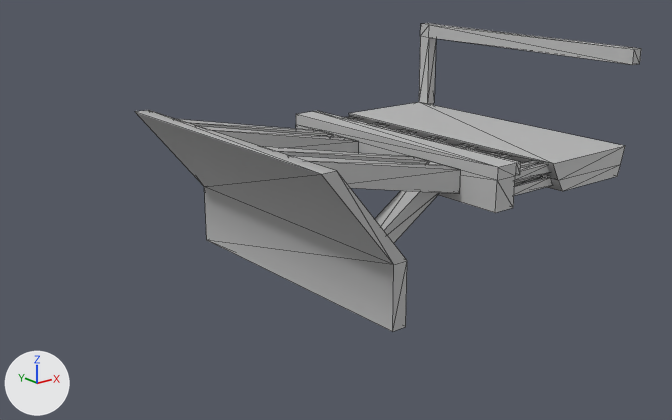
The FBX model Static Meshes/Roofs/Outsides/SM_Roof_Outsides_NoPanel.fbx: old version first, new version second.
The view is the same before and after, from a 50 mm camera at (-26.91, -17.73, 11.26) aimed at (-8.86, 4.84, 2.24). The lights are fixed; the arrows at lower left show +X, +Y and +Z. Mesh edges are drawn as thin lines. Where no turn or scale is listed for an object, it has been applied to the vertices. Vertices at the same position are counted once.

Objects in the first picture: 'Middle_1'.
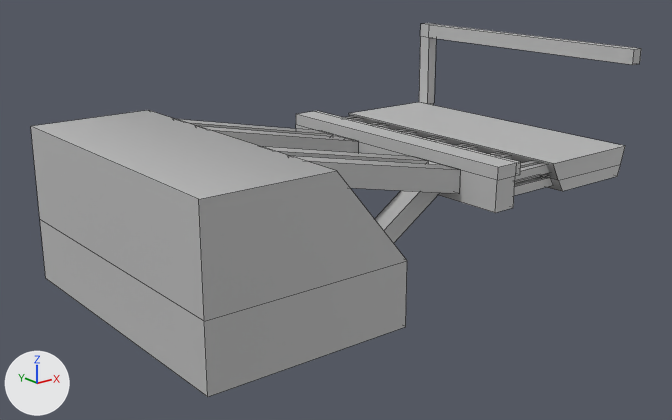
The newer file is also turned or shifted as a whole; pictures and numbers use the older file's frame.

Boxes [x1, y1, x2, y2] around the edits, measured in the pictures (672 x 420 px; the box of a moved part takes in the faces that stretch with it):
'Middle_1', reshaped (21% wider, 21% taller): before [135, 23, 641, 332]; after [31, 23, 641, 397]
part 1 of me_mesh, moved or reshaped: before [135, 110, 407, 332]; after [31, 110, 407, 397]

The edits, one by one:
me_mesh is used by ob_middle_1; location (0.0, 0.0, 0.0).
me_mesh had 358 vertices, 524 faces and spanned x -13.2..0.06, y 0.0..10.0, z 0.21..7.21.
me_mesh now has 358 vertices, 262 faces and spans x -16.7..0.06, y 0.0..10.0, z 0.21..7.21.
me_mesh part 1: 1 vertex moved from x -13.2, y 10.0, z 5.2 to x -16.7, y 10.0, z 5.2; 5 vertices removed from x -13.2..-10.7, y 0.0..10.0, z 0.21..5.2; 5 vertices added at x -16.7, y 0.0..10.0, z 0.21..5.2.
